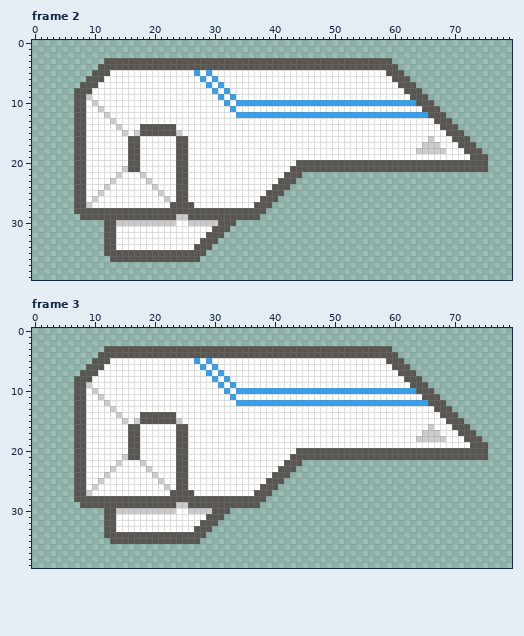
Edited in one commit: pixel-art file (assets/sprites/enemies/boss fist.aseprite). Above is the file before it was changed.
80x40 pixels, 4 frames. Shown: frame 2, frame 3. The commit also changed other frames, which this record leaves out.
After the commit:
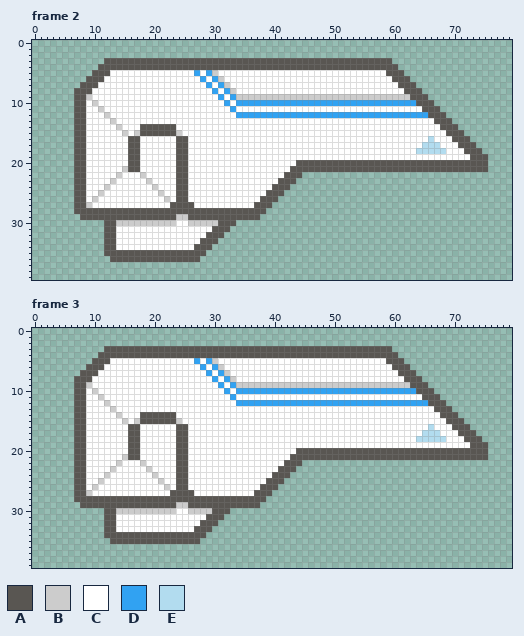
Palette (. is transparent): A #595652  B #cccccc  C #ffffff  D #31a2f2  E #b2dcef
Difference:
Frame 2, layer "Layer 2":
Colour C becomes colour B in row 5 at x 30; in row 6 at x 31; in row 7 at x 32; in row 8 at x 33; in row 9 at x 34 to 62.
Colour B becomes colour E in row 16 at x 66; in row 17 at x 65 to 67; in row 18 at x 64 to 68.
Frame 3, layer "Layer 2": the same change as frame 2
Where, in picture pixels (left, top, right, bottom), the same in both pictures:
changed: (212, 70, 410, 100)
changed: (416, 136, 446, 154)
changed: (212, 358, 410, 388)
changed: (416, 424, 446, 442)
